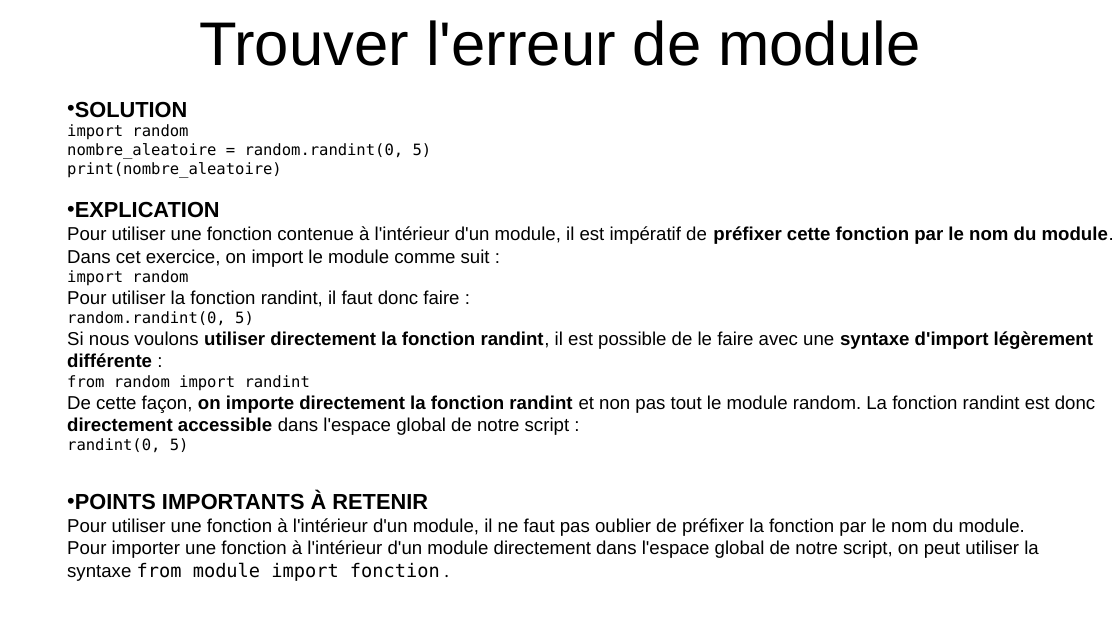
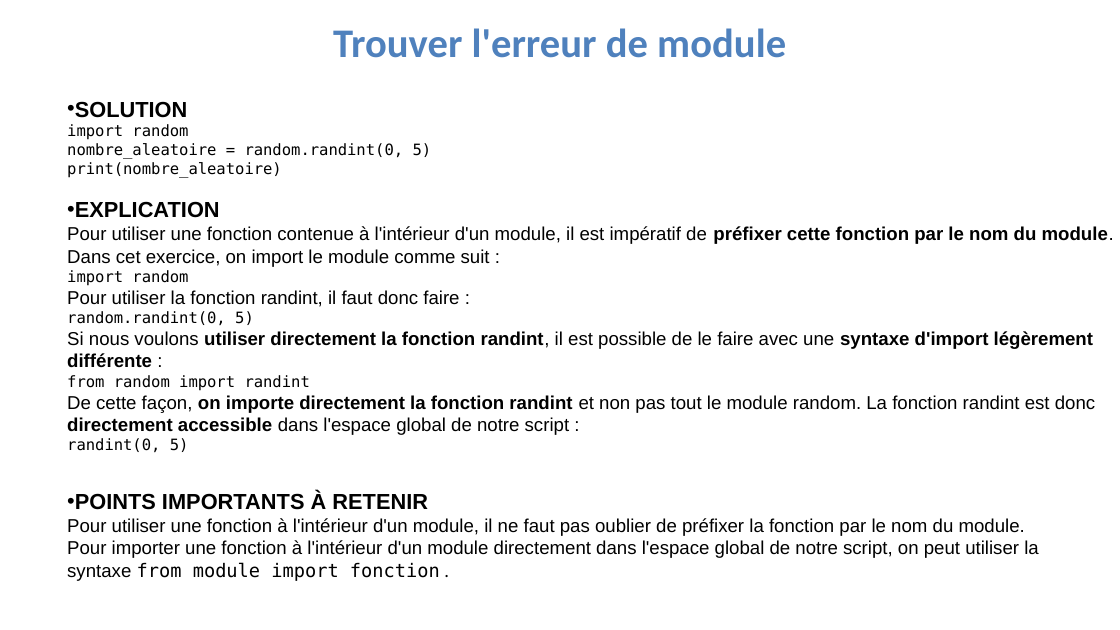
Before and after one commit to julienPalleau/Udemy, a slide deck: slide 72 of PythonParLaPratique 101 exercices/Python in 90 minutes [Enregistrement automatique].pptx (slide 71 before the commit). Drawn at 1120x630 pixels with LibreOffice and Linux fonts; fonts in the diff are those of the drawing. Boxes give left, top, right and bottom in pixels: in the first picture for what was removed or moved away, otherwise in the second. Text is boxed around its words. In the diff, an @@ line names an element or a change of style, - is before the commit and + after.

```diff
--- a/PythonParLaPratique 101 exercices/Python in 90 minutes [Enregistrement automatique].pptx
+++ b/PythonParLaPratique 101 exercices/Python in 90 minutes [Enregistrement automatique].pptx
@@ title "Trouver l'erreur de module" at (333, 28, 786, 58): size 39.6 to 26.1 pt, font Arial to Calibri, text colour #000000 to #4F81BD, bold on @@
```
Also in this commit, not shown: 49 other slides changed, 1 slide added, 4 other files.
